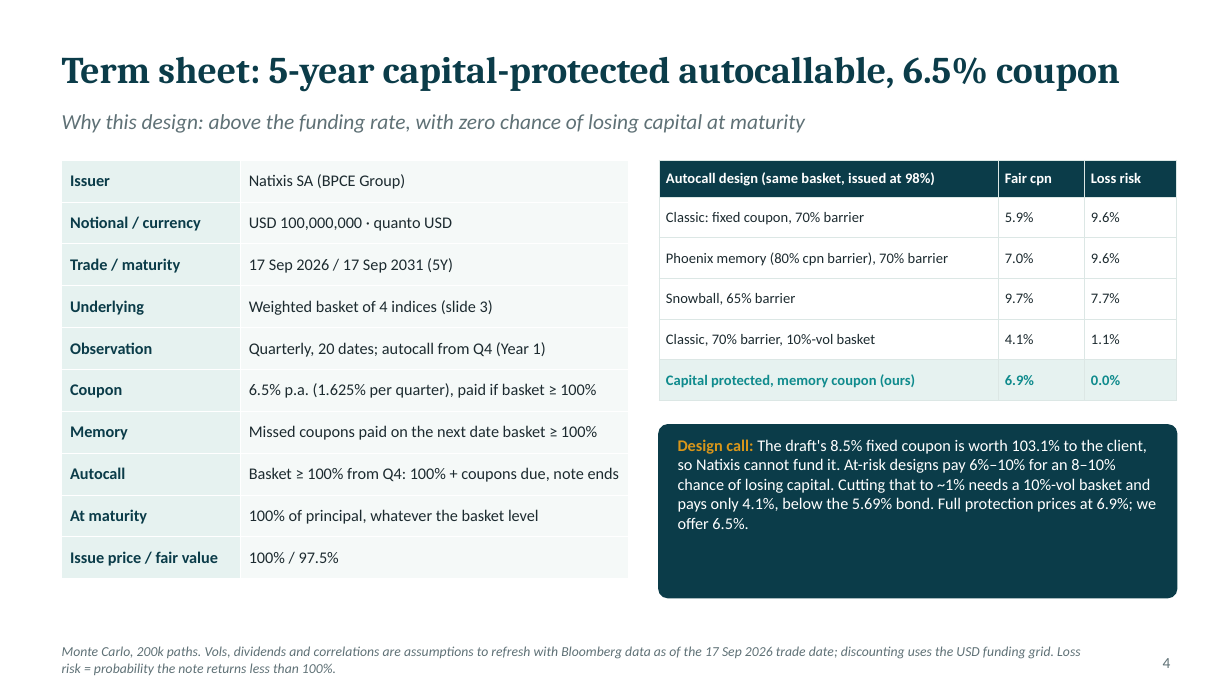
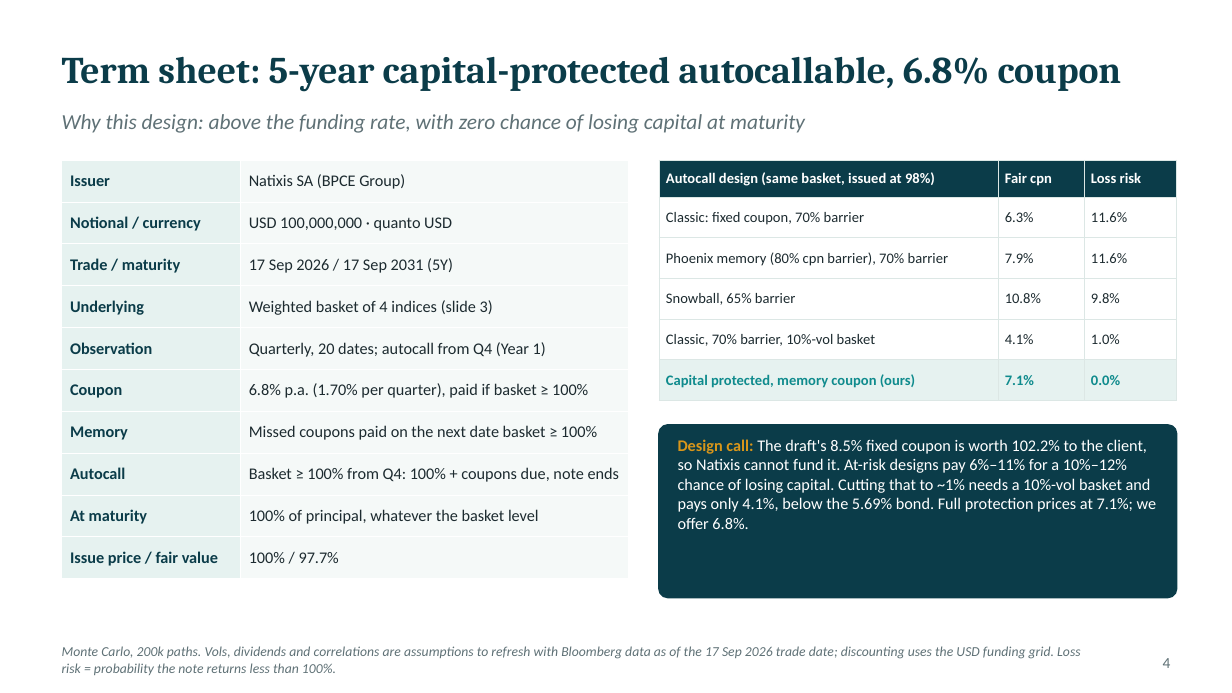
Before and after one commit to benjaminlhl/natixis-case-comp, a slide deck: slide 7 of deck/Asian-Digital-Autocallable-Note.pptx. Drawn at 1232x693 pixels with LibreOffice and Linux fonts; fonts in the diff are those of the drawing. Boxes give left, top, right and bottom in pixels: in the first picture for what was removed or moved away, otherwise in the second. Text is boxed around its words. In the diff, an @@ line names an element or a change of style, - is before the commit and + after.

```diff
--- a/deck/Asian-Digital-Autocallable-Note.pptx
+++ b/deck/Asian-Digital-Autocallable-Note.pptx
@@ text at (x1=62, y1=56, x2=1122, y2=92): text changed @@
-Term sheet: 5-year capital-protected autocallable, 6.5% coupon
+Term sheet: 5-year capital-protected autocallable, 6.8% coupon
@@ table at (x1=62, y1=160, x2=628, y2=570) @@
-row 6, column 2: 6.5% p.a. (1.625% per quarter), paid if basket ≥ 100%
+row 6, column 2: 6.8% p.a. (1.70% per quarter), paid if basket ≥ 100%
-row 10, column 2: 100% / 97.5%
+row 10, column 2: 100% / 97.7%
@@ table at (x1=659, y1=160, x2=1177, y2=392) @@
-row 2, column 2: 5.9%
+row 2, column 2: 6.3%
-row 2, column 3: 9.6%
+row 2, column 3: 11.6%
-row 3, column 2: 7.0%
+row 3, column 2: 7.9%
-row 3, column 3: 9.6%
+row 3, column 3: 11.6%
-row 4, column 2: 9.7%
+row 4, column 2: 10.8%
-row 4, column 3: 7.7%
+row 4, column 3: 9.8%
-row 5, column 3: 1.1%
+row 5, column 3: 1.0%
-row 6, column 2: 6.9%
+row 6, column 2: 7.1%
@@ text at (x1=678, y1=439, x2=1157, y2=529): text changed @@
-Design call: The draft's 8.5% fixed coupon is worth 103.1% to the client, so Natixis cannot fund it. At-risk designs pay 6%–10% for an 8–10% chance of losing capital. Cutting that to ~1% needs a 10%-vol basket and pays only 4.1%, below the 5.69% bond. Full protection prices at 6.9%; we offer 6.5%.
+Design call: The draft's 8.5% fixed coupon is worth 102.2% to the client, so Natixis cannot fund it. At-risk designs pay 6%–11% for a 10%–12% chance of losing capital. Cutting that to ~1% needs a 10%-vol basket and pays only 4.1%, below the 5.69% bond. Full protection prices at 7.1%; we offer 6.8%.
```
Also in this commit, not shown: 13 other slides changed, 5 other files.
